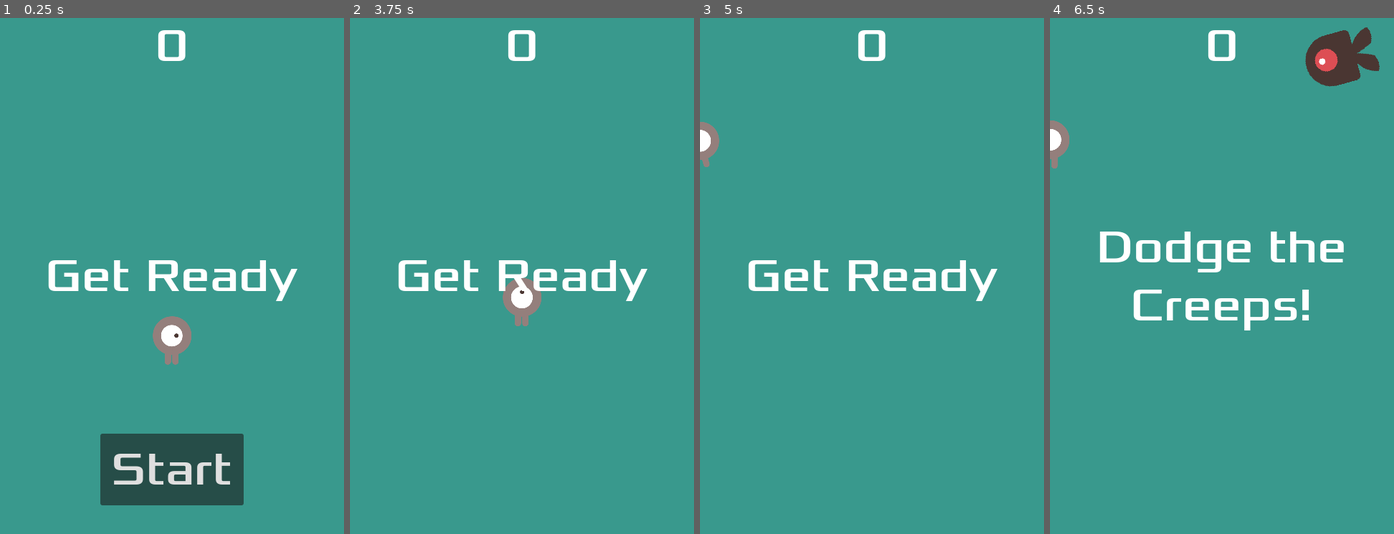
Above: before the commit, frames 1-4 (left to right).
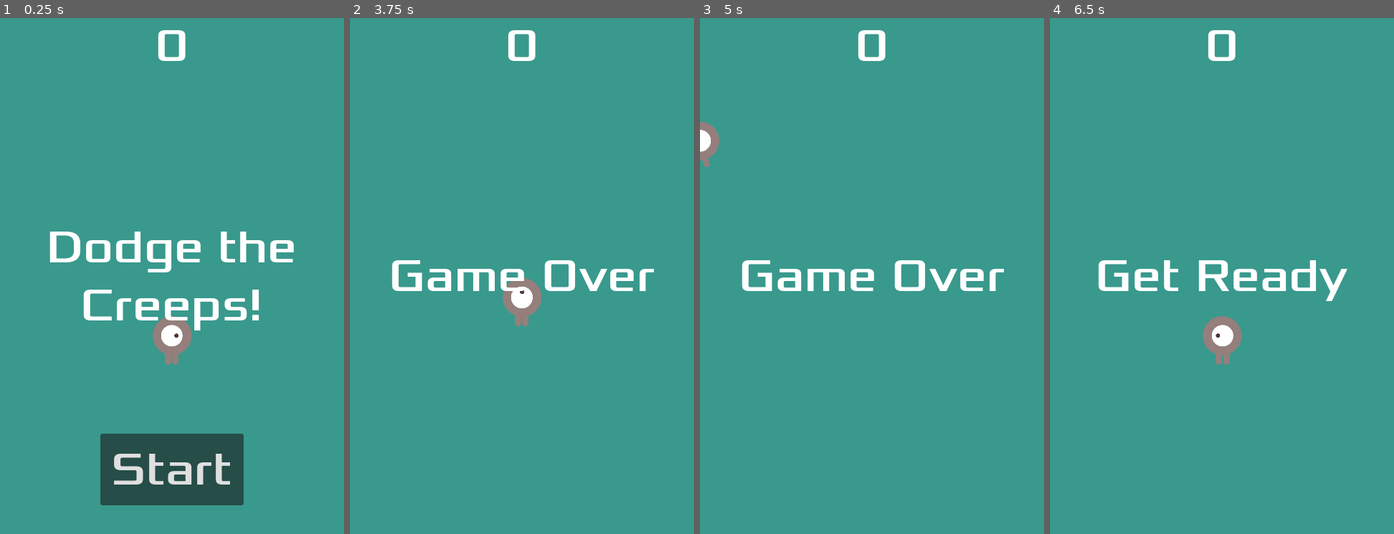
Above: after the commit, the same moments.

Repository: gerlyntan07/Dodge-the-Creeps
Game: Godot game, scene res://main.tscn
Two runs of this game, one before a commit and one after it. Both use one fixed random seed, a clock stepped at 60 frames per second and the inputs below.
Inputs (mouse positions are in pixels of both pictures, inside the frame that each line leads up to):
- Up to frame 1 (0.25 s): no input
- Up to frame 2 (3.75 s): click "Start" at 0.5 s; tap Enter (start_game) at 1.25, 1.35, 2.1, 2.85, 3.6 s; hold Right (move_right) 1.28-2.03 s; hold Down (move_down) 2.03-2.78 s; hold Right (move_right) 2.78-3.53 s; hold Up (move_up) from 3.53 s (still down)
- Up to frame 3 (5 s): release Up (move_up) at 4.28 s; hold Left (move_left) from 4.28 s (still down); tap Enter (start_game) at 4.35 s
- Up to frame 4 (6.5 s): tap Enter (start_game) at 5.1 s; release Left (move_left) at 5.75 s; click (1222, 472) at 5.75 s, where only the run after the commit has a clickable "Start"

The runs differ from the first frame. In frame 1, 4.5% of the frame differs, in the area x 13-87%, y 41-61%; in frame 2, 2.3%; in frame 3, 2.3%; in frame 4, 7.3%, in the area x 0-96%, y 1-68%.

Commit message:
fix hud start and game over functions on main and hud scripts

Diff:
--- a/dodge-the-creeps/hud.gd
+++ b/dodge-the-creeps/hud.gd
@@ -13,9 +13,9 @@
 
 	$Message.text = "Dodge the Creeps!"
 	$Message.show()
+	$StartButton.show()
 
 	await get_tree().create_timer(1.0). timeout
-	$StartButton.show()
 
 func update_score(score):
 	$ScoreLabel.text = str(score)
--- a/dodge-the-creeps/main.gd
+++ b/dodge-the-creeps/main.gd
@@ -5,7 +5,8 @@
 
 func _ready():
 	$Player.connect("hit", Callable(self, "game_over"))
-	new_game()
+	if not $HUD.is_connected("start_game", Callable(self, "_on_HUD_start_game")):
+		$HUD.connect("start_game", Callable(self, "_on_HUD_start_game"))
 
 func game_over():
 	$ScoreTimer.stop()
@@ -13,6 +14,7 @@
 	$HUD.show_game_over()
 	$Music.stop()
 	$DeathSound.play()
+	$StartTimer.stop()
 
 func new_game():
 	get_tree().call_group("mobs", "queue_free")
--- a/dodge-the-creeps/main.tscn
+++ b/dodge-the-creeps/main.tscn
@@ -26,6 +26,7 @@
 color = Color(0.222299, 0.599841, 0.551501, 1)
 
 [node name="Player" parent="." instance=ExtResource("3_nqwrk")]
+position = Vector2(240, 450)
 
 [node name="MobTimer" type="Timer" parent="."]
 wait_time = 0.5
Not shown: 1 places in dodge-the-creeps/main.tscn that only renumber resources
